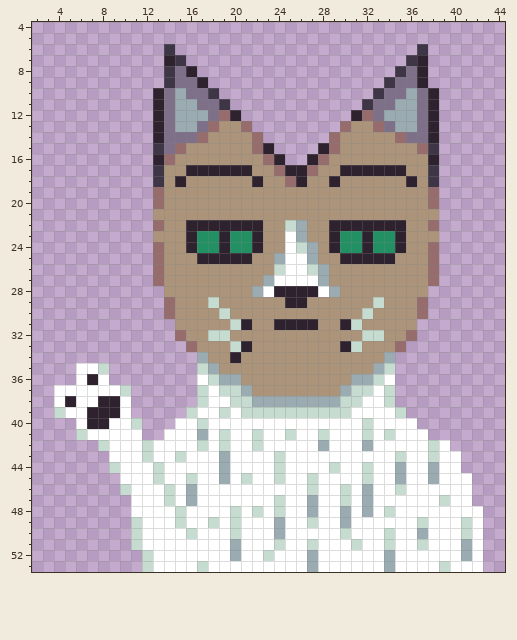
Two states of a pixel-art sprite, Credits/Panch.png. The first picture shows the starting point.
The file is 108x108 pixels, drawn in blocks of 2x2; one block is one cell here. Shown: x 2..44, y 4..53.
Now the later version:
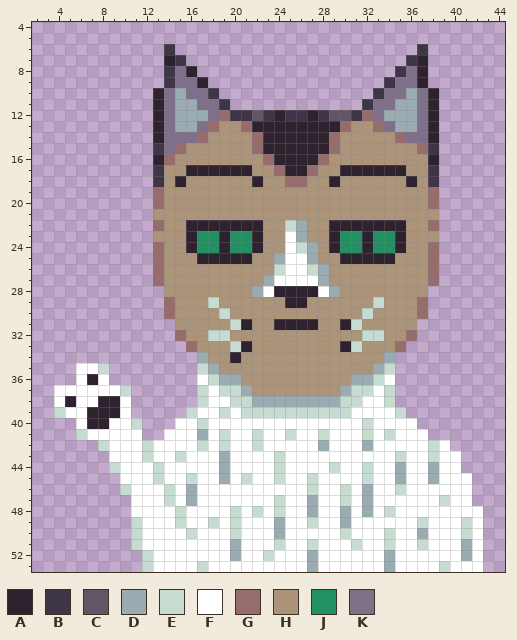
Palette (. is transparent): A #2e222f  B #3e3546  C #625565  D #9babb2  E #c7dcd0  F #ffffff  G #966c6c  H #ab947a  J #239063  K #7f708a
Edits made:
y 12: x 20..31 A..........A -> BBCBABBABCCB
y 13: x 22..29 ........ -> AAAAAAAA
y 14: x 23..28 ...... -> AAAAAA
y 15: x 24..27 .... -> AAAA
y 16: x 25..26 .. -> AA
y 18: x 26 A -> G
Changed places in both pictures, as pixel boxes (x1, y1, x2, y2):
changed: (230, 110, 362, 187)
